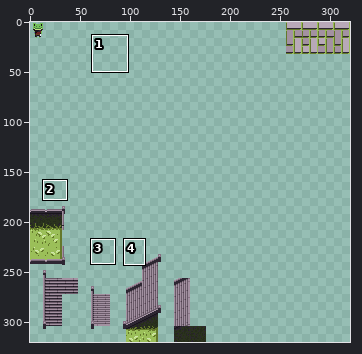
Two versions of one pixel-art file, Artwork/TileSets/TileMaps/Stone.ase. Above, an overview of the earlier version with the close-up marked.
Close-up. As it was:
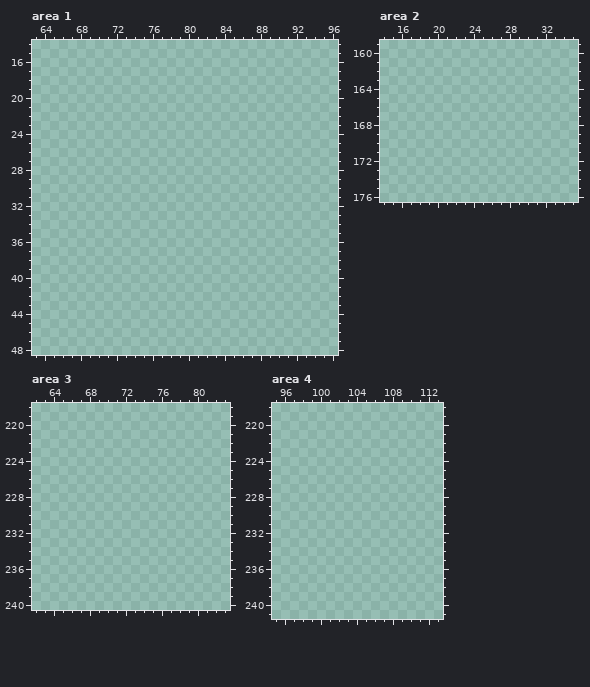
320x320 pixels, 1 frame. Colours within 5 levels of each other are drawn and written as one. Shown: area 1: x 63..96, y 14..48; area 2: x 14..35, y 159..176; area 3: x 62..83, y 218..240; area 4: x 95..113, y 218..241. The commit also changed other parts of the picture, which this record leaves out.
Palette (. is transparent): 
And afterwards:
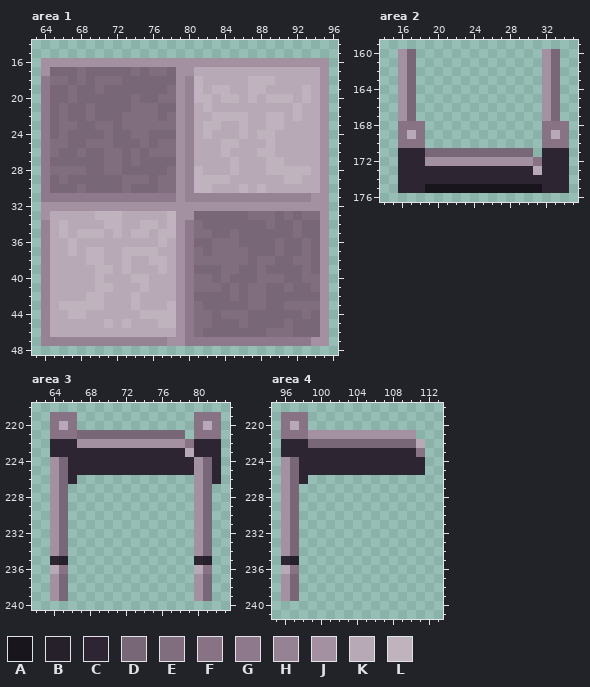
Colours new in this view: A #19151c  B #26202b  C #2d2632  D #786777  E #806d7e  F #877384  G #8e798c  H #958293  J #a391a1  K #b8a9b7  L #bfb3be
Diff:
Changed rows in their new state; - is an unchanged pixel.
Area 1:
first column x 64:
16 JJJJJJJJJJJJJJJJJJJJJJJJJJJJJJJJ
17 JDDDEDDDDDEDEEDJJKKKKKKKKKKKKKKJ
18 GEEDEDEEEDDDDDDJHLKKKKKLLLKKKKKJ
19 GDDEDDEDDDDDDDEJHLKLLKKLLKKKKLKJ
20 GDDEDDDDDDEDDEEJHLLKLLKLKLLLKLKJ
21 GDEDDEDDDDEEEDDJHKLKKKKKKKKKLKKJ
22 GDEDDEDDDEEEEDEJHKKLLLLKKLLKLKKJ
23 GDEEDDEEDEEEEEEJHKLLKKLKKLLKKKKJ
24 GDEDDDDEDDEEDDDJHKLKKKLKLLKKKKKJ
25 GEEDDEEEDDDEDEEJHKKKLLKKKLKKKKKJ
26 GEDDEDDEEDEDEEEJHKKKLKKKLLKKKKKJ
27 GDDDDDDEEDEDDDDJHKKKKLKKKLLKKKKJ
28 GEEEEDDEEDDDDDEJHLKKKLKKKLLLLLKJ
29 GDEDDDDDDEEEDEEJHLLLLKKKKKKLLKKJ
30 GDDDEDDDDEDDDEEJHLLKKKLKLKKKKKKJ
31 GGGGGGGGGGGGGGGJHHHHHHHHHHHHHHJJ
32 JJJJJJJJJJJJJJJJJJJJJJJJJJJJJJJJ
33 JKKKKKLLLKKKKKLJJDDDDDDEEEDEDEEJ
34 HKLKKKKLLKKLLKLJGEDDDDDDDEDDEDDJ
35 HKLKLLLKLKLLKLLJGEEDDEDDDDDDEDDJ
36 HKKLKKKKKKKKKLKJGDDEEEDDDDEDDEDJ
37 HKKLKLLKKLLLLKKJGEDEEEEDDDEDDEDJ
38 HKKKKLLKKLKKLLKJGEEEEEEDEEDDEEDJ
39 HKKKKKLLKLKKKLKJGDDDEEDDEDDDDEDJ
40 HKKKKKLKKKLLKKKJGEEDEDDDEEEDDEEJ
41 HKKKKKLLKKKLKKKJGEEEDEDEEDDEDDEJ
42 HKKKKLLKKKLKKKKJGDDDDEDEEDDDDDDJ
43 HKLLLLLKKKLKKKLJGEDDDDDEEDDEEEEJ
44 HKKLLKKKKKKLLLLJGEEDEEEDDDDDDEDJ
45 HKKKKKKLKLKKKLLJGEEDDDEDDDDEDDDJ
46 HKKKKKKKKKKKKKKJGEDDDDDDDEEEDDDJ
47 HHHHHHHHHHHHHHJJGGGGGGGGGGGGGGJJ
Area 2:
first column x 16:
160 JD--------------JD-
161 JD--------------JD-
162 JD--------------JD-
163 JD--------------JD-
164 JD--------------JD-
165 JD--------------JD-
166 JD--------------JD-
167 JD--------------JD-
168 FFF-------------FFF
169 FKF-------------FKF
170 FFF-------------FFF
171 CCCDDDDDDDDDDDD-CCC
172 CCCJJJJJJJJJJJJFCCC
173 CCCCCCCCCCCCCCCKCCC
174 CCCCCCCCCCCCCCCCCCC
175 CCCAAAAAAAAAAAAACCC
Area 3:
first column x 64:
219 FFF-------------FFF
220 FKF-------------FKF
221 FFFDDDDDDDDDDDD-FFF
222 CCCJJJJJJJJJJJJFCCC
223 CCCCCCCCCCCCCCCKCCC
224 JDCCCCCCCCCCCCCCJDC
225 JDCCCCCCCCCCCCCCJDC
226 JDC-------------JDC
227 JD--------------JD-
228 JD--------------JD-
229 JD--------------JD-
230 JD--------------JD-
231 JD--------------JD-
232 JD--------------JD-
233 JD--------------JD-
234 JD--------------JD-
235 CB--------------CB-
236 KF--------------KF-
237 JD--------------JD-
238 JD--------------JD-
239 JD--------------JD-
Area 4:
first column x 96:
219 FFF-------------
220 FKF-------------
221 FFFJJJJJJJJJJJJ-
222 CCCDDDDDDDDDDDDK
223 CCCCCCCCCCCCCCCF
224 JDCCCCCCCCCCCCCC
225 JDCCCCCCCCCCCCCC
226 JDC-------------
227 JD--------------
228 JD--------------
229 JD--------------
230 JD--------------
231 JD--------------
232 JD--------------
233 JD--------------
234 JD--------------
235 CB--------------
236 KF--------------
237 JD--------------
238 JD--------------
239 JD--------------
Boxes around the changes in both close-ups, in picture pixels (x1, y1, x2, y2):
added: (41, 58, 329, 346)
added: (398, 49, 569, 193)
added: (50, 412, 221, 601)
added: (281, 412, 425, 601)
